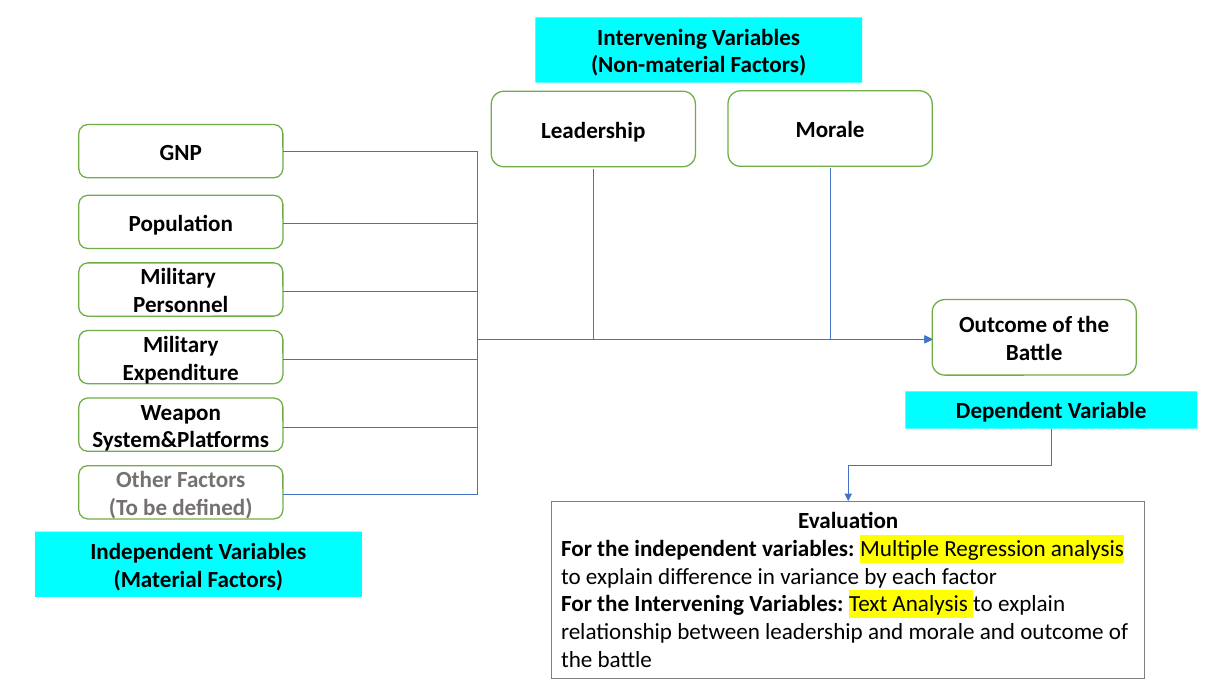
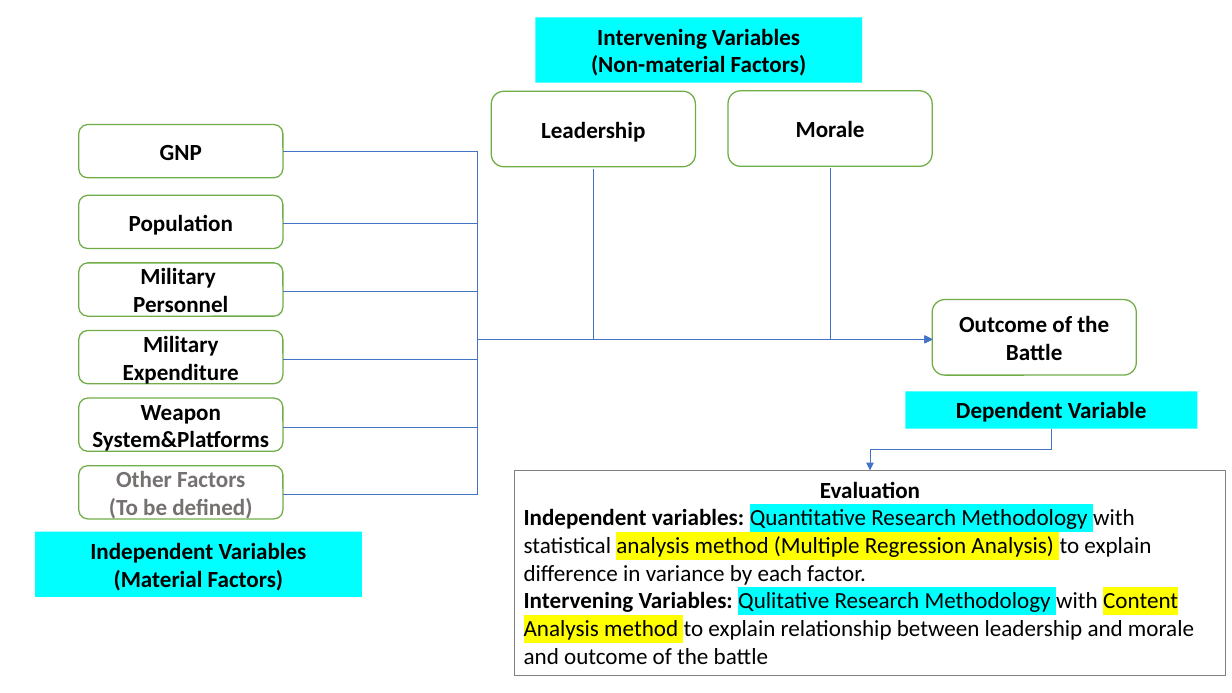
Before and after one commit to GurkanGitHub/PhD, a slide deck: slide 7 of PhD Discussion.pptx. Drawn at 1232x693 pixels with LibreOffice and Linux fonts; fonts in the diff are those of the drawing. Boxes give left, top, right and bottom in pixels: in the first picture for what was removed or moved away, otherwise in the second. Text is boxed around its words. In the diff, an @@ line names an element or a change of style, - is before the commit and + after.

```diff
--- a/PhD Discussion.pptx
+++ b/PhD Discussion.pptx
@@ elbow arrow moved from (1052, 429) - (848, 501) to (1052, 429) - (871, 470) @@
@@ rectangle "Evaluation": place and size @@
-rectangle "Evaluation" at box(552, 501, 1144, 678)
+rectangle "Evaluation" at box(515, 470, 1226, 676)
@@ text in rectangle at box(524, 508, 1194, 664): text changed @@
-For the independent variables: Multiple Regression analysis to explain difference in variance by each factor
-For the Intervening Variables: Text Analysis to explain relationship between leadership and morale and outcome of the battle
+Independent variables: Quantitative Research Methodology with statistical analysis method (Multiple Regression Analysis) to explain difference in variance by each factor.
+Intervening Variables: Qulitative Research Methodology with Content Analysis method to explain relationship between leadership and morale and outcome of the battle
```
Also in this commit, not shown: 2 other slides changed, 6 slides added, 5 other files.
